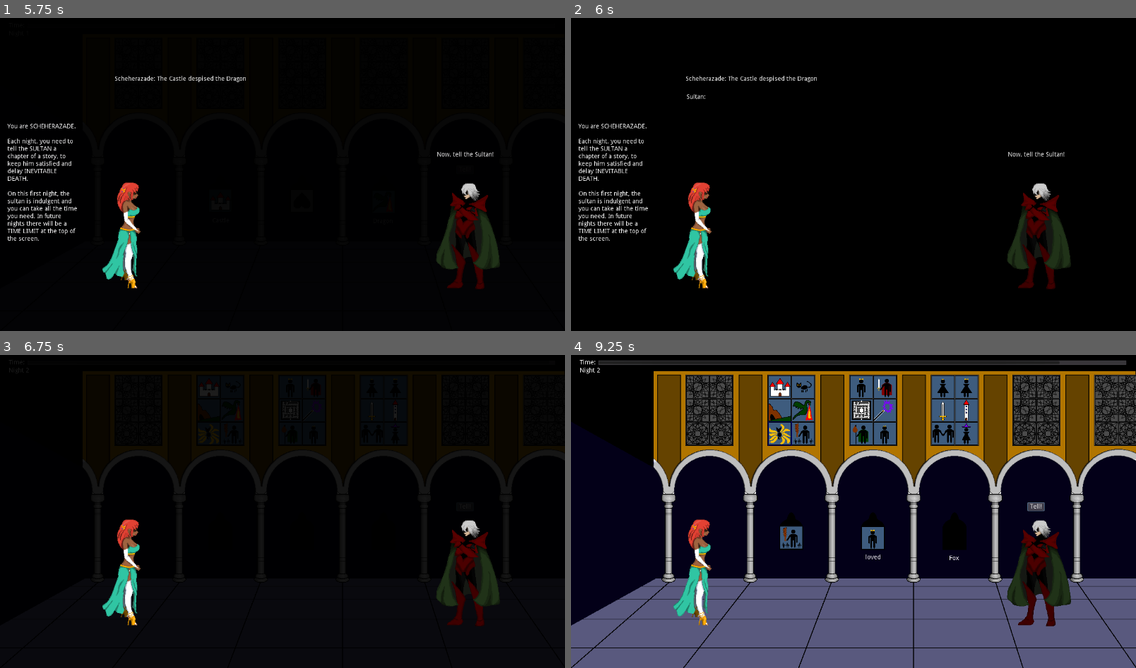
Above: before the commit, frames 1-4 (two rows, left to right).
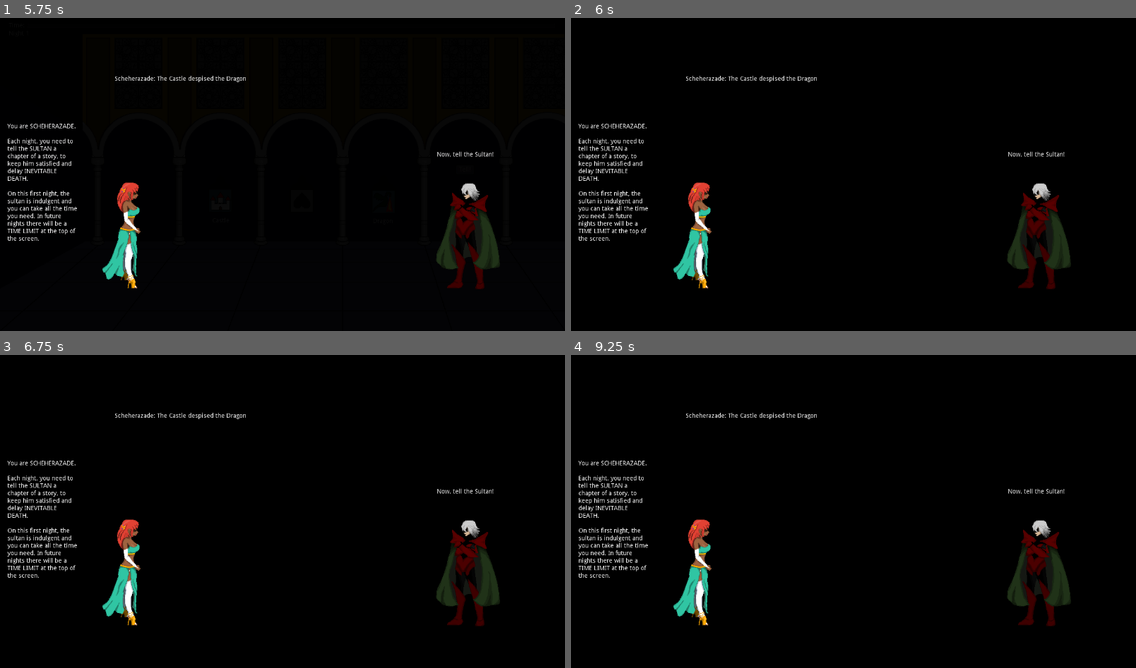
Above: after the commit, the same moments.

Repository: alpacanumerals/LD50
Game: Godot game, scene res://TitleScreen.tscn
The game is run twice, just before and just after one commit, with the same random seed, the same clock (stepped at 60 frames per second) and the same inputs.
Inputs (mouse positions are in pixels of both pictures, inside the frame that each line leads up to):
- Up to frame 1 (5.75 s): click "Start" at 0.5 s; tap Enter at 1.25, 2.75 s; drag from (209, 49) to (220, 199) at 1.27 s; tap Space at 2, 3.5 s; drag from (231, 49) to (220, 199) at 2.02 s; move the mouse to (209, 74) at 2.77 s; hold Right mouse button (right_click) 2.78-3.5 s; click (209, 74) at 2.92 s; drag from (231, 74) to (299, 199) at 3.52 s; click "Tell!" at 4.25 s; click "Tell!" at 5 s
- Up to frame 2 (6 s): click "Tell!" at 5.75 s
- Up to frame 3 (6.75 s): tap Enter at 6.5 s; drag from (299, 370) to (384, 539) at 6.52 s
- Up to frame 4 (9.25 s): drag from (780, 433) to (955, 539) at 7.27 s; move the mouse to (802, 433) at 8.02 s; hold Right mouse button (right_click) 8.03-8.75 s; click (802, 433) at 8.17 s; tap Space at 8.75 s; drag from (859, 386) to (780, 433) at 8.77 s

Frame 1 is identical in both runs. In frame 2, less than 0.1% of the frame differs, in the area x 20-24%, y 24-26%; in frame 3, 1.6%; in frame 4, 54%, in the area x 0-100%, y 1-100%.
Error before the commit: Invalid get index '1' (on base: 'Dictionary'). (res://story_scene.gd:11)
Error after the commit: Invalid get index 'CHAUVANIST' (on base: 'Dictionary'). (res://night.gd:110)

Commit message:
Update storyrules.gd

Diff:
--- a/autoload/storyrules.gd
+++ b/autoload/storyrules.gd
@@ -6,12 +6,84 @@
 var option_gender: bool = true
 
 #Rules dictionary. Every rule has a name and goes here.
-enum rules { ACTION_NONSENSE, SLEW_ALREADY_DEAD, SLEW_UNKILLABLE, MARRIED_INANIMATE,
-SPOKE_WITH_INANIMATE, GENERIC_NONSENSE, CHAUVANIST, TWIN_CONFUSED, TWIN_SUBJECTASSIGNED,
-TWIN_OBJECTASSIGNED, TWIN_REVERSETRANSFORM, ACTION_DEAD, CAT_LIFE, CHAUVANIST_FICKLEWOMAN,
-CLIMBED_OVERSIZE, CLIMBED_OVEROVERSIZE, BURNED_CLEVER, BURNED_UNREASONABLE, DESPISED_INCONSISTENT,
-DESPISED_CAT, FELL_FROMNOWHERE, FELL_CLEVER, FELL_DAMOCLES, FELL_ALREADY, FELL_BURNINGSTRUCTURE,
-FELL_RUBBLE, CHAUVANIST_SWORD, HAD_PEDDLER, HAD_STRANGE, LOVED_INCONSISTENT, LOVED_CAT, FOO, FOO }
+enum rules {
+ACTION_DEAD,
+ACTION_NONSENSE,
+CHAUVANIST_GENERIC,
+CHAUVANIST_FICKLEWOMAN,
+CHAUVANIST_SWORD,
+CHAUVANIST_MAGICWARRIORPRINCESS,
+CHAUVANIST_SLAYHUGE,
+CHAUVANIST_SLEWWITHSWORD,
+CHAUVANIST_SLEWWITHMAGIC,
+CHAUVANIST_SLAY,
+CHAUVANIST_THROW,
+CHAUVANIST_TURNTOF,
+CHAUVANIST_TURN,
+GENERIC_NONSENSE,
+CAT_LIFE,
+KING_MISFORTUNE,
+RESOURCEFUL_ESCAPEBURIAL,
+TWIN_CONFUSED,
+TWIN_SUBJECTASSIGNED,
+TWIN_OBJECTASSIGNED,
+TWIN_REVERSETRANSFORM,
+BURNED_CLEVER,
+BURNED_UNREASONABLE,
+BURNED_HATELIST,
+CLIMBED_OVEROVERSIZE,
+CLIMBED_OVERSIZE,
+DESPISED_CAT,
+DESPISED_INCONSISTENT,
+FELL_FROMNOWHERE,
+FELL_CLEVER,
+FELL_DAMOCLES,
+FELL_ALREADY,
+FELL_BURNINGSTRUCTURE,
+FELL_RUBBLE,
+FELL_CRUSHEDBY,
+HAD_STRANGE,
+LOVED_INCONSISTENT,
+LOVED_CAT,
+MARRIED_BOTHALREADY,
+MARRIED_SUBJECTALREADY,
+MARRIED_OBJECTALREADY,
+MARRIED_BADMATCH,
+MARRIED_YURINO,
+MARRIED_YAOIMAYBE,
+MARRIED_Y_IS_FINE,
+MARRIED_POLITICAL,
+MARRIED_BOTHHATE,
+MARRIED_LOVEGROSS,
+MARRIED_SAPPY,
+MARRIED_NOBUILDUP,
+MARRIED_SPICY,
+REVIVED_CAT,
+REVIVED_CATDEAD,
+REVIVED_DEUSEX,
+REVIVED_USEMAGIC,
+REWARDED_DUBIOUS,
+SLEW_ALREADY_DEAD,
+SLEW_UNKILLABLE,
+SLEW_COURTSPICE,
+SLEW_HIGHLYTOPICAL,
+SLEW_UNSPICYREGICIDE,
+SLEW_STRANGE,
+SLEW_SUICIDE_CAT,
+SLEW_SUICIDE_KING,
+SLEW_SUICIDE,
+SLEW_CAT,
+STOLE_HUGE,
+STRUCK_HUGEDEAD,
+THREW_HUGE,
+THREW_NOHANDS,
+TURN_NOMAGIC,
+TURN_INTO,
+MARRIED_INANIMATE,
+PURSUED_INANIMATE,
+SPOKE_WITH_INANIMATE,
+}
+
 var offenses = {}
 
 #Validity Flags
@@ -168,7 +240,6 @@
             else:
                 offenses[rules.BURNED_UNREASONABLE] = true
                 offense += 2
-        offenses[rules.BURNED] = true
         if subject.hatelist.has(object.id):
             offenses[rules.BURNED_HATELIST] = true
             offense -= 1
@@ -187,7 +258,6 @@
         || subject.huge_now == true && object.huge_now == true && object.structure_now == false):
             offenses[rules.CLIMBED_OVERSIZE] = true
             offense += 1
-        offenses[rules.CLIMBED] = true
         return offense
 
     if (verb is Despised):
